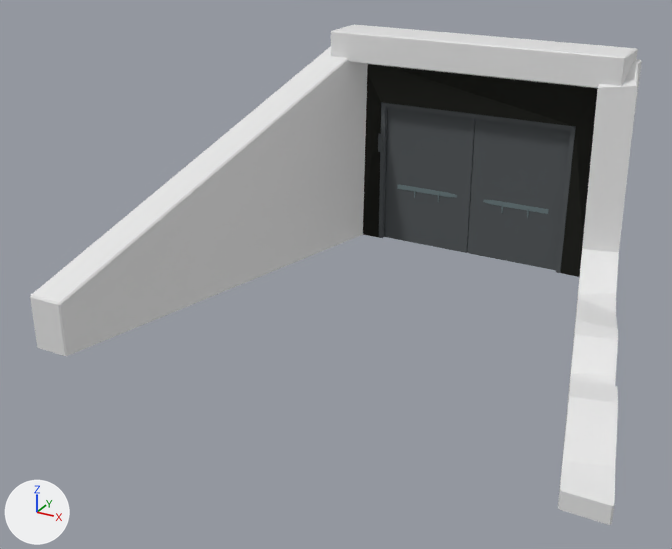
An edit to the Blender file Art/Modelle/Levelbaukasten/Dekoration/Türen/decoration_door_bunker_entrance_2.blend, drawn before and after from the same camera.
One viewpoint serves both versions: a 50 mm lens placed at (7.56, -18.13, 6.72), pointed at (0.31, -4.96, 0.13). The axes (+X, +Y, +Z) are drawn at lower left. The lights are the same throughout.
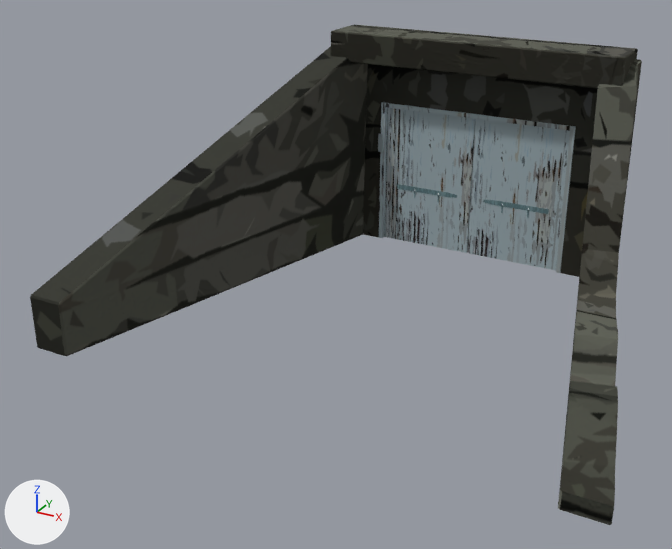
Edits to the bpy script that builds the scene:
```text
Change me_cube_009:
    where me_cube_009.from_pydata(...)  # 12 vertices, 10 faces; spans x 0.0..1.99, y 0.0..0.2, z -3.0..0.0
    used by ob_cube_005; location = (-1.0, -0.3, 2.0)
    me_cube_009 part 1: texture (UV) coordinates changed
Change me_cube_007:
    where me_cube_007.from_pydata(...)  # 12 vertices, 10 faces; spans x -1.99..0.0, y 0.0..0.2, z -3.0..0.0
    used by ob_cube_007; location = (3.0, -0.3, 2.0)
    me_cube_007 part 2: texture (UV) coordinates changed
Change me_cube_006:
    used by ob_cube_003; location = (2.0, 0.0, 0.0)
    remove me_cube_006.from_pydata(...)  # 57 vertices, 38 faces; spans x 1.4..3.99, y -8.0..0.0, z -1.0..3.4
    add me_cube_006.from_pydata(...)  # 56 vertices, 73 faces; spans x 1.4..3.99, y -8.0..0.0, z -1.0..3.4
    me_cube_006 part 3
    1 vertex is removed from x 2.1, y -0.3, z 3.37
    8 faces are deleted
    43 new faces join them
    me_cube_006 part 4: 30 faces spanning x 1.4..3.99, y -8.0..0.0, z -1.0..3.4 switch from no material to mat_decoration_door_bunker_entrance_2_wall
Change me_cube_004:
    used by ob_cube_004; location = (0.0, 0.0, 0.0)
    remove me_cube_004.from_pydata(...)  # 23 vertices, 19 faces; spans x -3.99..-1.4, y -8.0..0.0, z -1.0..3.4
    add me_cube_004.from_pydata(...)  # 23 vertices, 18 faces; spans x -3.99..-1.4, y -8.0..0.0, z -1.0..3.4
    me_cube_004 part 5: 18 faces spanning x -3.99..-1.4, y -8.0..0.0, z -1.0..3.4 switch from no material to mat_decoration_door_bunker_entrance_2_wall
Change me_cube_002:
    where me_cube_002.from_pydata(...)  # 16 vertices, 13 faces; spans x -2.0..4.0, y -1.0..0.0, z -1.0..-0.4
    add me_cube_002.materials.append(mat_decoration_door_bunker_entrance_2_wall)
Change me_cube_001:
    where me_cube_001.from_pydata(...)  # 24 vertices, 23 faces; spans x -1.14..3.09, y -0.41..0.0, z -1.0..2.09
    used by ob_cube_001; location = (0.0, 0.0, 0.0)
    me_cube_001 part 6: texture (UV) coordinates changed
```

Location of each change, [x1, y1, x2, y2] in pixels of the pictures (672 x 549 px):
'Cube.007', surface changed: [467, 119, 570, 270] in both
'Cube.002', recoloured (grey to black): [331, 24, 638, 88] in both
'Cube.005', surface changed: [385, 108, 475, 253] in both
'Cube.001', surface changed (black to grey): [378, 102, 576, 273] in both
part 3 of me_cube_006, built on: [558, 60, 642, 503] in both
part 4 of me_cube_006, recoloured (white to grey): [558, 59, 639, 525] in both
part 5 of me_cube_004, recoloured (grey to black): [30, 46, 368, 356] in both
